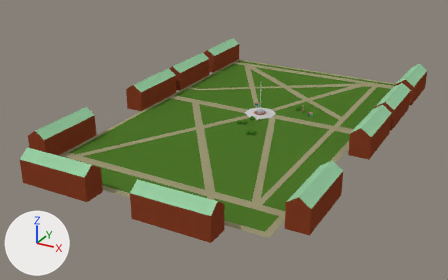
The Blender file university.blend: old version first, new version second.
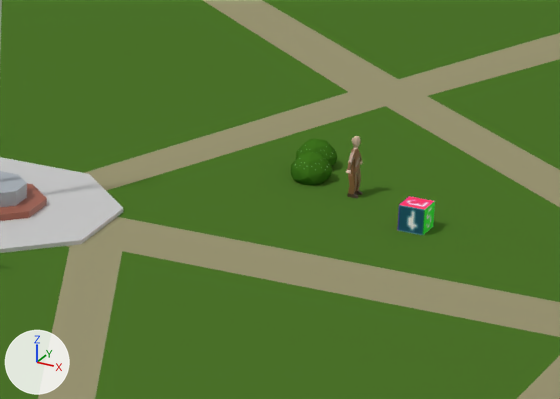
There are two pictures of each version: one whole from a camera (50 mm lens) standing at (153.3, -313.8, 139.3) and looking at (-7.8, -21.0, -7.1), one close up on the part from 58% to 73% of the width and 32% to 49% of the height. The lights are fixed; the arrows at lower left show +X, +Y and +Z.

In view in the first close-up: 'BookItem', 'Bush.005', 'Bush.006', 'Flagpole', 'GroundskeeperCharacter', 'UniFloor'.
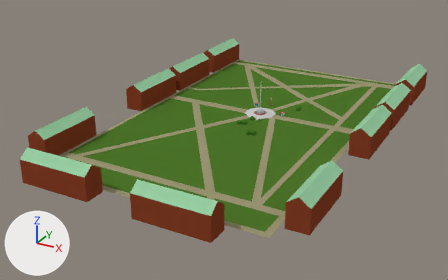
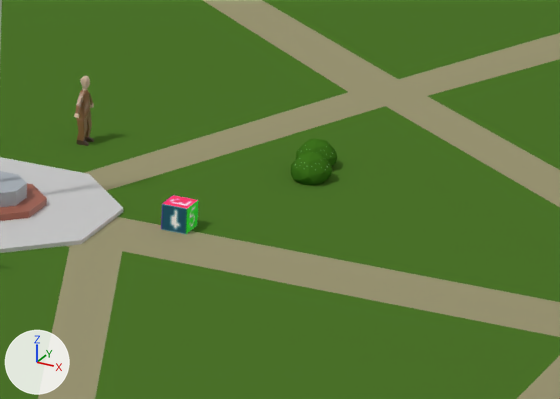
The change, as a list of edits to the scene's bpy script:
```text
Change me_cube_012:
    where me_cube_012.from_pydata(...)  # 80 vertices, 66 faces; spans x -0.48..0.58, y -1.3..0.0, z -2.19..2.47
    used by ob_groundskeepercharacter; location = (22.24, 26.45, 2.17)
    me_cube_012 part 1: the whole mesh is scaled about its middle by 1.14, then moved by (0.01, -0.09, 2.51)
Change ob_bookitem:
    ob_bookitem.location: (28.82, 22.25, 1.01) -> (13.65, 14.14, 1.01)
Change ob_groundskeepercharacter:
    ob_groundskeepercharacter.location: (22.24, 26.45, 2.17) -> (0.0, 26.98, 0.0)
```

Where the change shows, as pixel boxes (x1, y1, x2, y2) in the close-ups (560 x 399 px):
'BookItem', moved
    before: (397, 196, 435, 235)
    after: (161, 195, 198, 234)
'GroundskeeperCharacter', mesh rescaled, moved (17% wider, 13% taller)
    before: (346, 136, 363, 198)
    after: (74, 76, 94, 146)
